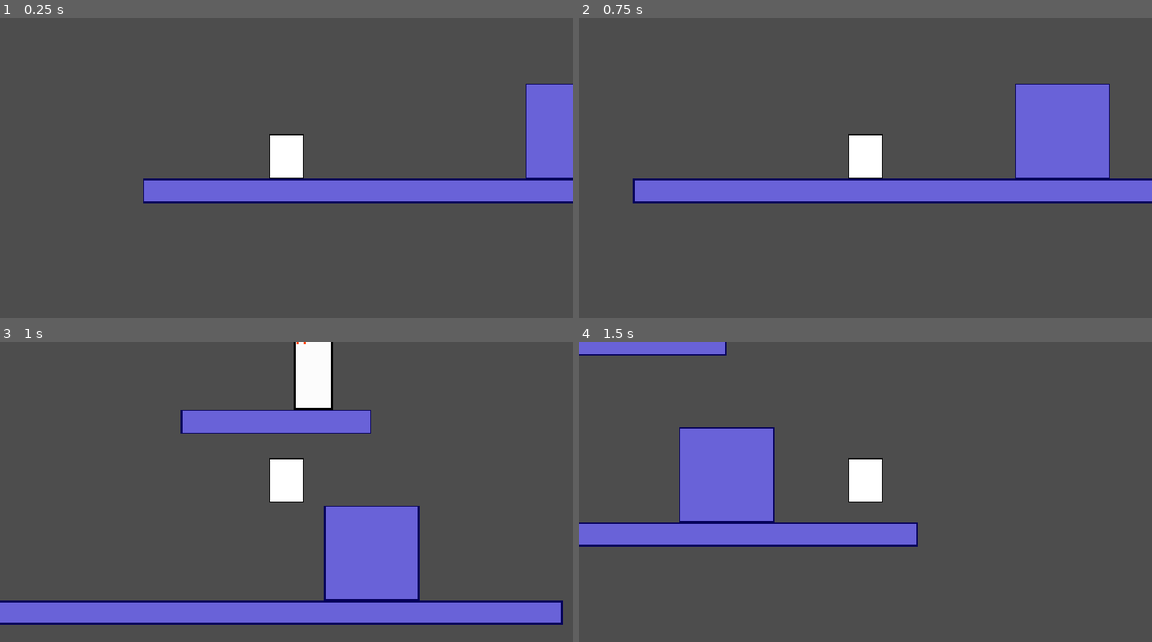
Above: before the commit, frames 1-4 (two rows, left to right).
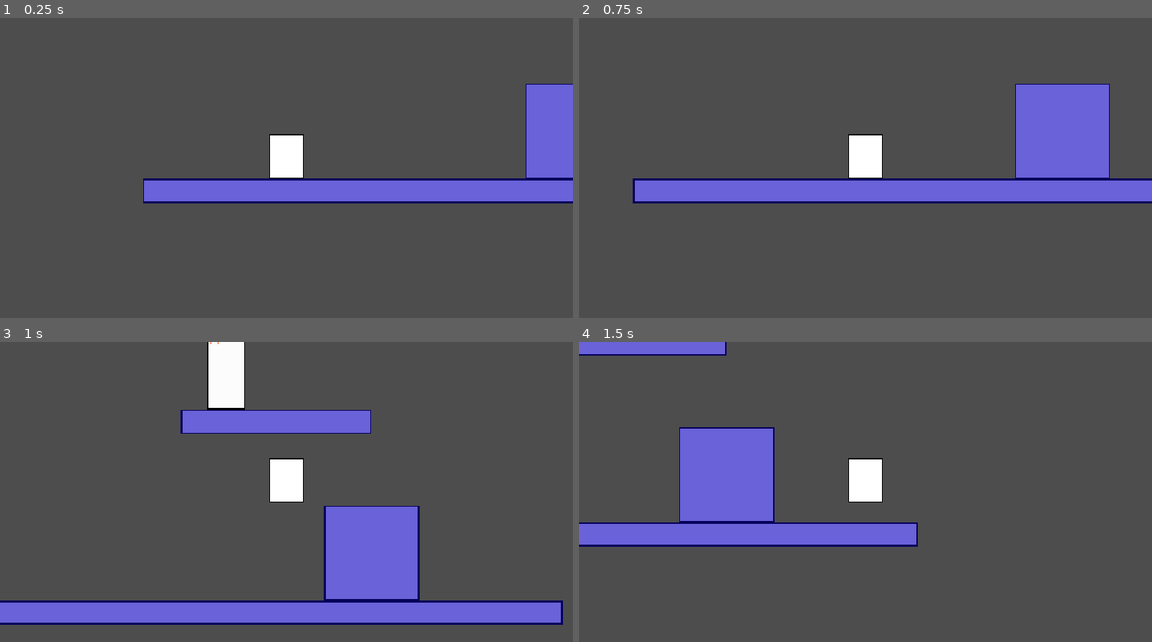
Above: after the commit, the same moments.

Repository: prtrockrs/turnover
Game: Godot game, scene res://scene/areas/area_1.tscn
Same seed, same stepped clock (60 frames per second), same inputs: the game is played once before the commit and once after it.
Inputs:
- Up to frame 1 (0.25 s): no input
- Up to frame 2 (0.75 s): tap Enter at 0.5 s; hold D (player_right) from 0.53 s (still down); tap Shift (player_transform) at 0.6 s
- Up to frame 3 (1 s): keep holding D (player_right); tap Space (player_jump) at 0.77 s
- Up to frame 4 (1.5 s): keep holding D (player_right); tap Shift (player_transform) at 1.35 s

Frames 1-2 are identical in both runs. In frame 3, 3.1% of the frame differs, in the area x 36-59%, y 0-23%; in frame 4, nothing differs.

Commit message:
pursue / capture states

Diff:
--- a/scripts/guard.gd
+++ b/scripts/guard.gd
@@ -2,7 +2,9 @@
 
 enum State {
 	IDLE,
-	PURSUING
+	PURSUING,
+	CAPTURING,
+	CAPTURED,
 }
 
 enum Direction {
@@ -10,53 +12,102 @@
 	RIGHT
 }
 
+const CAPTURE_DISTANCE: float = 60.0
+const PATROL_SPEED: float = 50.0
+const PURSUING_SPEED: float = 100.0
+
 @onready var left_ray: RayCast2D = $LeftRay
 @onready var right_ray: RayCast2D = $RightRay
 @onready var sprite: Sprite2D = $Sprite
 
 var current_state: State = State.IDLE
-var player_detected: bool = false
-var patrol_direction: Direction = Direction.LEFT
+var direction: Direction = Direction.LEFT
+var player: CharacterBody2D = null
 
-@export var speed = 60.0
+@export var speed = PATROL_SPEED
 
 # Called every frame. 'delta' is the elapsed time since the previous frame.
-func _process(delta: float) -> void:
+func _physics_process(delta: float) -> void:
 	if not is_on_floor():
 		velocity.y += get_gravity().y * delta
 
+	transition_states_if_needed()
+
 	if (current_state == State.IDLE):
 		idle_behaviour()
+	elif (current_state == State.PURSUING):
+		pursuing_behaviour()
+	elif (current_state == State.CAPTURING):
+		capturing_behaviour()
 
-func idle_behaviour():
-	if (should_change_dir()):
-		change_dir()
+	move_and_slide()
 
-	var dir = -1 if (patrol_direction == Direction.LEFT) else 1
+func transition_states_if_needed():
+	if current_state == State.IDLE and player != null:
+		current_state = State.PURSUING
+	elif current_state == State.PURSUING and player != null:
+		if player_in_capture_range():
+			print("capturing player")
+			current_state = State.CAPTURING
+	elif current_state == State.PURSUING and player == null:
+		current_state = State.IDLE
+
+# to lock the guard in a capture animation
+# so the player isnt like, immediately killed game over
+func capturing_behaviour() -> void:
+	velocity.x = 0
+
+# chases player to the limits of the platform placed on
+# moves at an increased speed towards player
+# as long as it doesnt cause it to fall off ledge
+func pursuing_behaviour() -> void:
+	set_direction(dir_to_player())
+
+	if direction == Direction.LEFT and left_ray.is_colliding():
+		velocity.x = -PURSUING_SPEED
+	elif direction == Direction.RIGHT and right_ray.is_colliding():
+		velocity.x = PURSUING_SPEED
+	else:
+		velocity.x = 0
+
+# currently just patrols the platform the guard is placed on
+# expand for more movement when more platforms developed
+func idle_behaviour() -> void:
+	if (should_reverse_dir()):
+		var new_direction = Direction.RIGHT if direction == Direction.LEFT else Direction.LEFT
+		set_direction(new_direction)
+
+	var dir = -1 if (direction == Direction.LEFT) else 1
 
 	velocity.x = dir * speed
-	move_and_slide()
 
-func should_change_dir() -> bool:
+# requires that player != null
+func player_in_capture_range() -> bool:
+	return (global_position.distance_to(player.global_position) <= CAPTURE_DISTANCE)
+
+func dir_to_player() -> Direction:
+	var dir = sign(player.global_position.x - global_position.x)
+	return Direction.LEFT if dir < 0 else Direction.RIGHT
+
+func should_reverse_dir() -> bool:
 	return (
-		patrol_direction == Direction.LEFT and
+		direction == Direction.LEFT and
 		not left_ray.is_colliding()
 	) or (
-		patrol_direction == Direction.RIGHT and
+		direction == Direction.RIGHT and
 		not right_ray.is_colliding()
 	)
 
-func change_dir():
-	patrol_direction = Direction.RIGHT if (patrol_direction == Direction.LEFT) else Direction.LEFT
-	sprite.flip_h = patrol_direction == Direction.RIGHT
+func set_direction(new_direction: Direction) -> void:
+	direction = new_direction
+	sprite.flip_h = direction == Direction.RIGHT
 
 func _on_detection_range_body_entered(body: Node2D) -> void:
 	if body.is_in_group("player"):
-		player_detected = true
+		player = body
 		print("player detected")
 
-
 func _on_detection_range_body_exited(body: Node2D) -> void:
-	if body.is_in_group("player"):
-		player_detected = false
+	if body == player:
+		player = null
 		print("player left detection")
